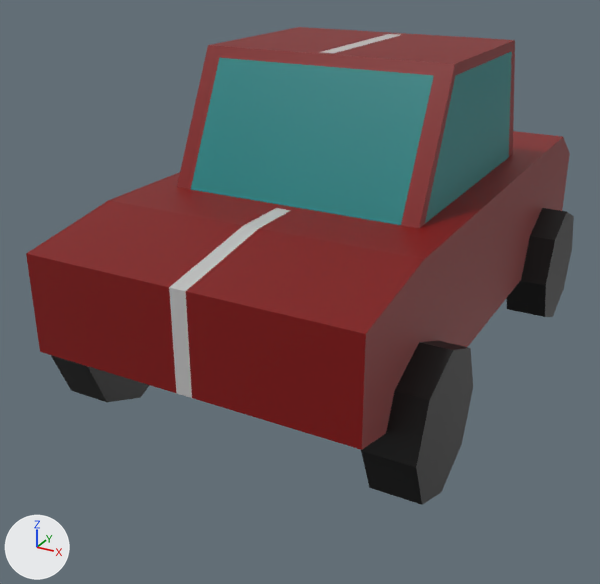
Two versions of the Blender file blend/car.blend, one commit apart.
The view is the same before and after, from a camera (50 mm lens) standing at (1.93, -4.19, 2.38) and looking at (-0.19, -0.32, 0.45). Every picture has the same lights, and +X, +Y and +Z are marked at lower left.

The scene before the commit, as lines of its bpy script (objects in view):
```python
me_cube = bpy.data.meshes.new('Cube')
me_cube.from_pydata(...)  # 164 vertices, 156 faces; spans x 0.0..0.99, y -1.71..1.66, z 0.01..1.81
me_cube.materials.append(mat_material)  # picture img_palette_png
ob_cube = bpy.data.objects.new('Cube', me_cube)
ob_cube.location = (0.0, 0.0, 0.0)
_m = ob_cube.modifiers.new('Mirror', 'MIRROR')
_m.use_clip = True
```
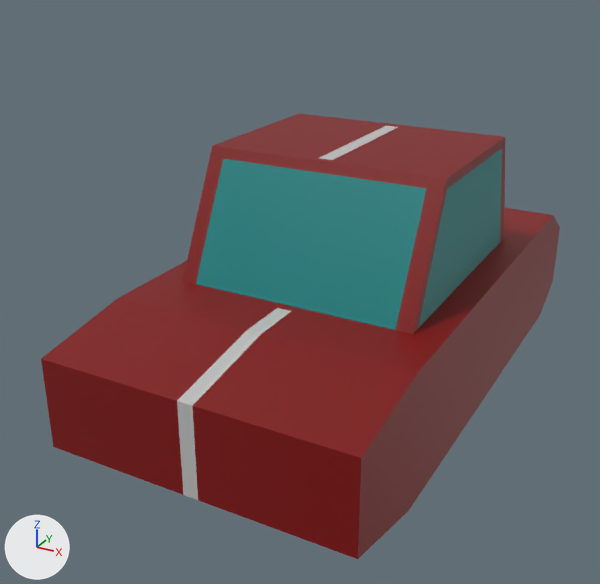
Location of each change, (x1, y1, x2, y2) in pixels of the pictures (600 x 584 px; the box of a moved part takes in the faces that stretch with it):
'Cube', reshaped (7% shorter)
    before: (26, 27, 574, 505)
    after: (41, 114, 560, 559)
part 1 of me_cube, moved or reshaped
    before: (26, 27, 570, 450)
    after: (41, 114, 560, 559)
part 2 of me_cube, deleted
    before: (506, 208, 574, 317)
part 3 of me_cube, deleted (black)
    before: (51, 341, 473, 505)

The change in detail:
me_cube has 164 vertices, 156 faces and spans x 0.0..0.99, y -1.71..1.66, z 0.01..1.81.
me_cube is used by ob_cube; location (0.0, 0.0, 0.0).
me_cube part 1: the loose piece of 132 vertices spanning x 0.0..0.84, y -1.71..1.66, z 0.39..1.81 is moved by (0.0, 0.0, -0.54).
me_cube part 2: the loose piece of 16 vertices spanning x 0.75..0.99, y 0.63..1.37, z 0.01..0.75 is deleted.
me_cube part 3: the loose piece of 16 vertices spanning x 0.75..0.99, y -1.5..-0.77, z 0.01..0.75 is deleted.
